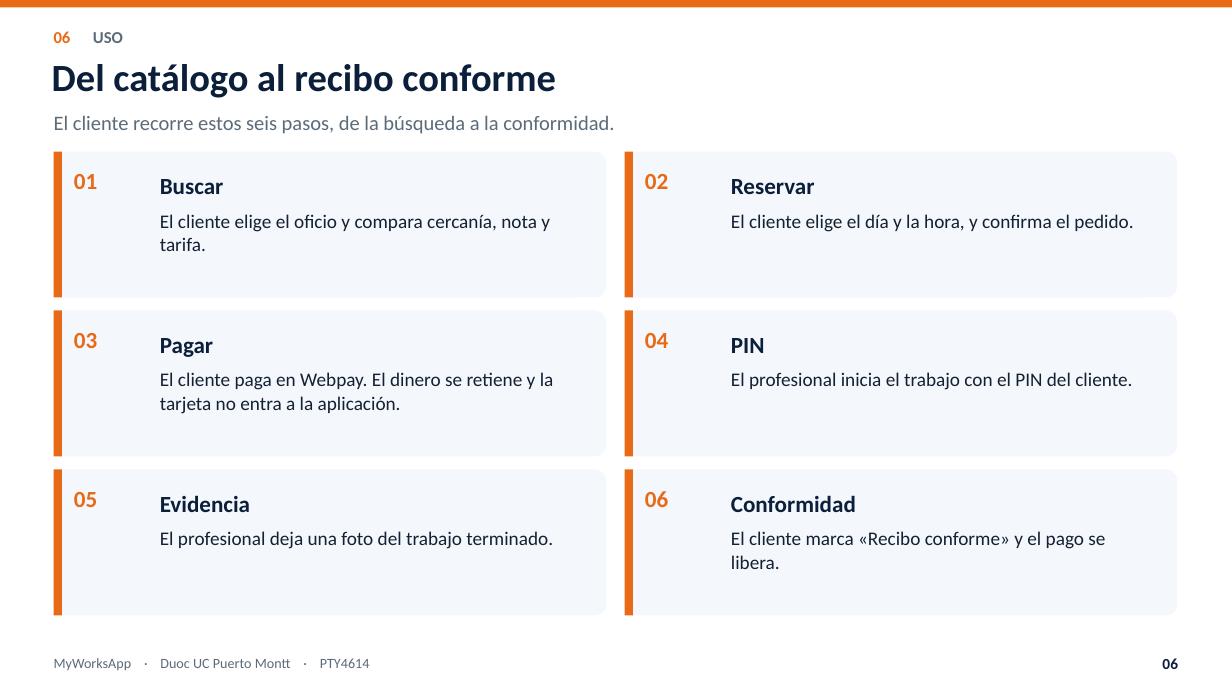
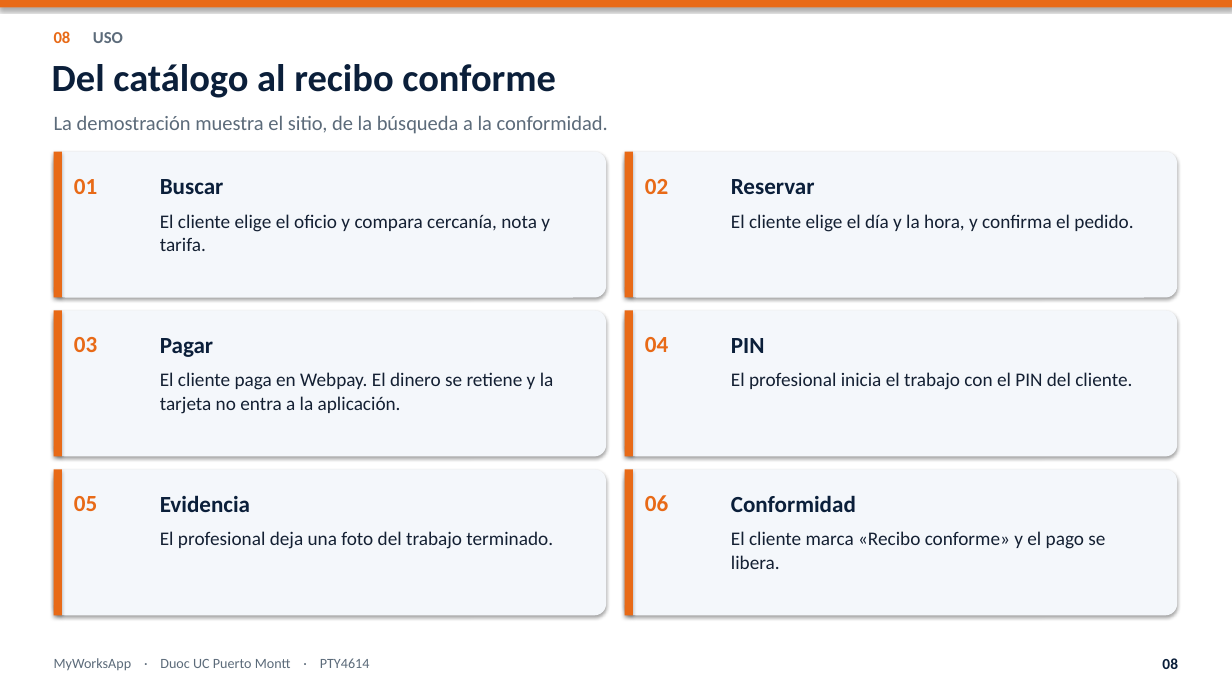
Before and after one commit to nicoussj/Proyecto-Titulo-MyWorksApp, a slide deck: slide 8 of Fase 2/Presentacion_final_MyWorksApp.pptx (slide 6 before the commit). Drawn at 1232x693 pixels with LibreOffice and Linux fonts; fonts in the diff are those of the drawing. Boxes give left, top, right and bottom in pixels: in the first picture for what was removed or moved away, otherwise in the second. Text is boxed around its words. In the diff, an @@ line names an element or a change of style, - is before the commit and + after.

```diff
--- a/Fase 2/Presentacion_final_MyWorksApp.pptx
+++ b/Fase 2/Presentacion_final_MyWorksApp.pptx
@@ text at [54,31,123,43]: text changed @@
-06 USO
+08 USO
@@ text at [54,115,608,134]: text changed @@
-El cliente recorre estos seis pasos, de la búsqueda a la conformidad.
+La demostración muestra el sitio, de la búsqueda a la conformidad.
@@ shadow on in 13 elements at [0,0,1232,7], [54,152,606,298], [54,152,62,298], [625,152,1177,298], [625,152,633,298], [54,311,606,457], [54,311,62,457], [625,311,1177,457], [625,311,633,457], [54,470,606,616], [54,470,62,616], [625,470,1177,616], [625,470,633,616] @@
@@ vertical alignment top to middle in 6 elements at [74,179,97,194], [645,179,668,194], [74,337,97,352], [645,337,668,352], [74,496,97,511], [645,495,668,511] @@
@@ text at [1162,658,1178,669]: text changed @@
-06
+08
```
Also in this commit, not shown: 10 other slides changed, 4 slides added, 2 slides removed, 3 other files.
